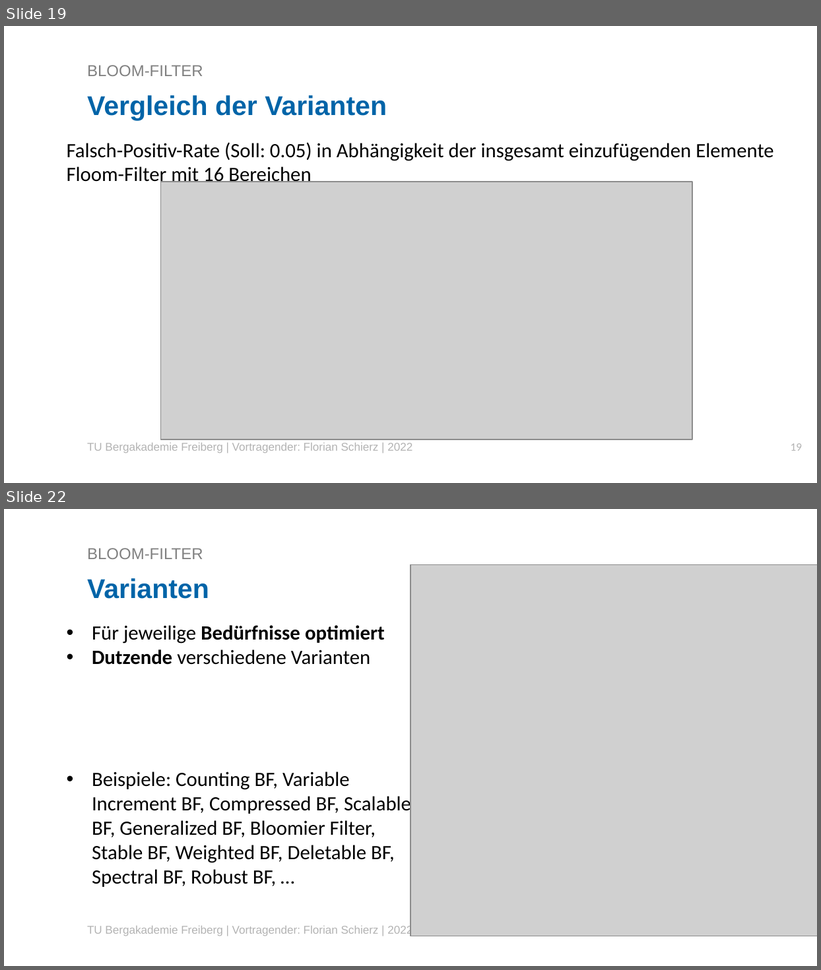
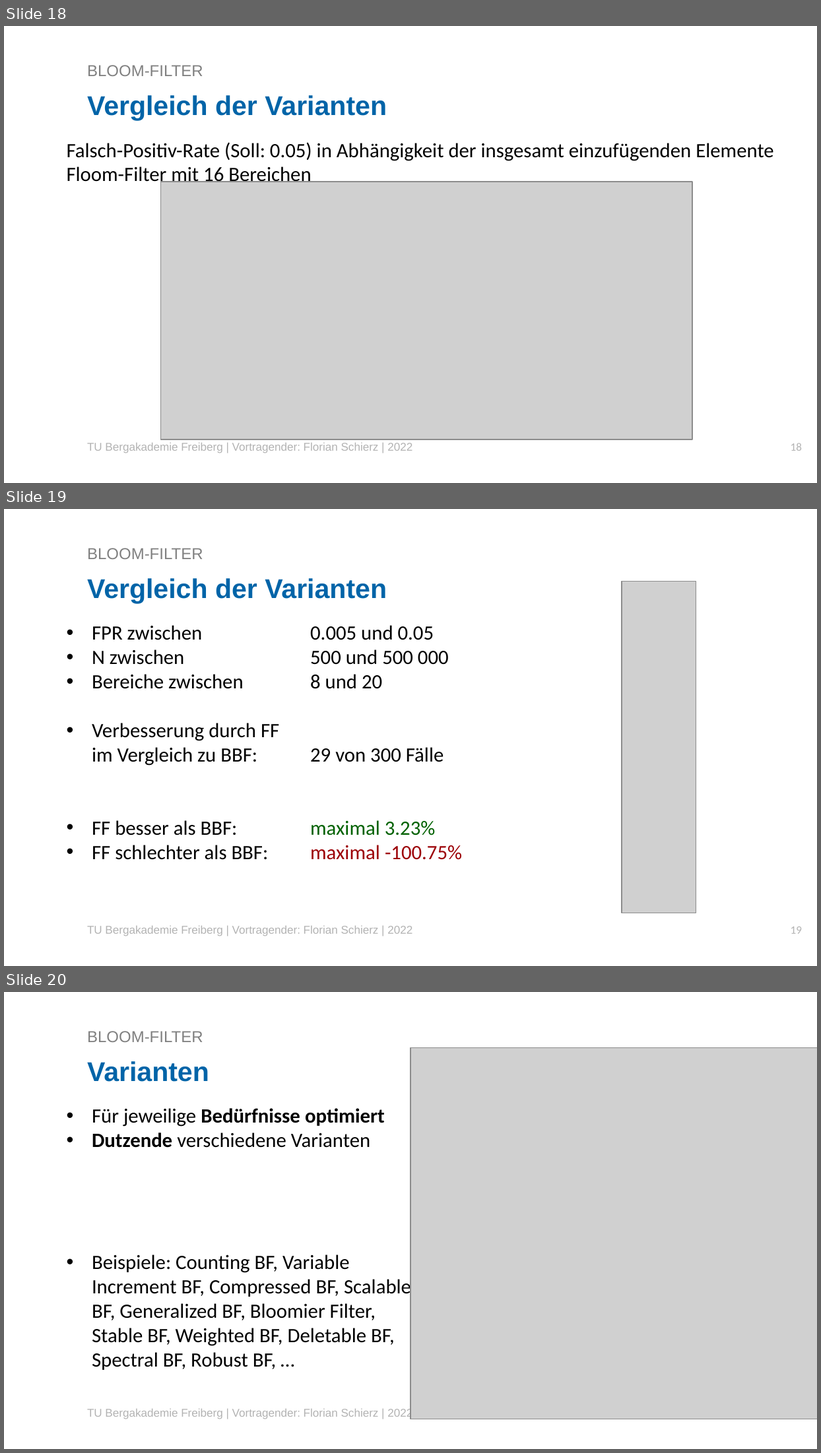
Before and after one commit to Florian2501/Seminar, a slide deck: Vorträge/VortragFlorianSchierzBloomfilterKurz.pptx. Shown one above the other, each under a label of ours: slides 19 and 22 before the commit, slides 18, 19 and 20 after it; the slides between them are not shown. The pictures are 821x970 and 821x1453 pixels, drawn with LibreOffice and Linux fonts; fonts in the diff are those of the drawing; grey boxes stand for pictures; background and template pictures are left out. Boxes give left, top, right and bottom in pixels: in the first picture for what was removed or moved away, otherwise in the second. Text is boxed around its words. In the diff, an @@ line names an element or a change of style, - is before the commit and + after.

```diff
--- a/Vorträge/VortragFlorianSchierzBloomfilterKurz.pptx
+++ b/Vorträge/VortragFlorianSchierzBloomfilterKurz.pptx
@@ slide 19 added at [4, 509, 817, 966], background #FFFFFF @@
@@ title added at [87, 548, 203, 559], 14 pt, text #808080 @@
+BLOOM-FILTER
@@ text added at [87, 578, 387, 603], 24 pt, text #0064A8, bold @@
+Vergleich der Varianten
@@ picture added at [622, 582, 696, 914] @@
@@ text added at [92, 625, 462, 860], 18 pt, text #000000 @@
+• FPR zwischen 0.005 und 0.05
+• N zwischen 500 und 500 000
+• Bereiche zwischen 8 und 20
+• Verbesserung durch FF
+  im Vergleich zu BBF: 29 von 300 Fälle
+• FF besser als BBF: maximal 3.23%
+• FF schlechter als BBF: maximal -100.75%
@@ text added at [87, 926, 413, 937], 10 pt, text #B3B3B3 @@
+TU Bergakademie Freiberg | Vortragender: Florian Schierz | 2022
@@ page number added at [791, 927, 802, 934], 10 pt, text #B3B3B3 @@
+19
@@ what was slide 19 is now slide 18 @@
@@ page number at [791, 443, 802, 451]: text changed @@
-19
+18
@@ what was slide 22 is now slide 20 @@
```
Also in this commit, not shown: 6 slides changed, 1 slide removed, 5 other files.
